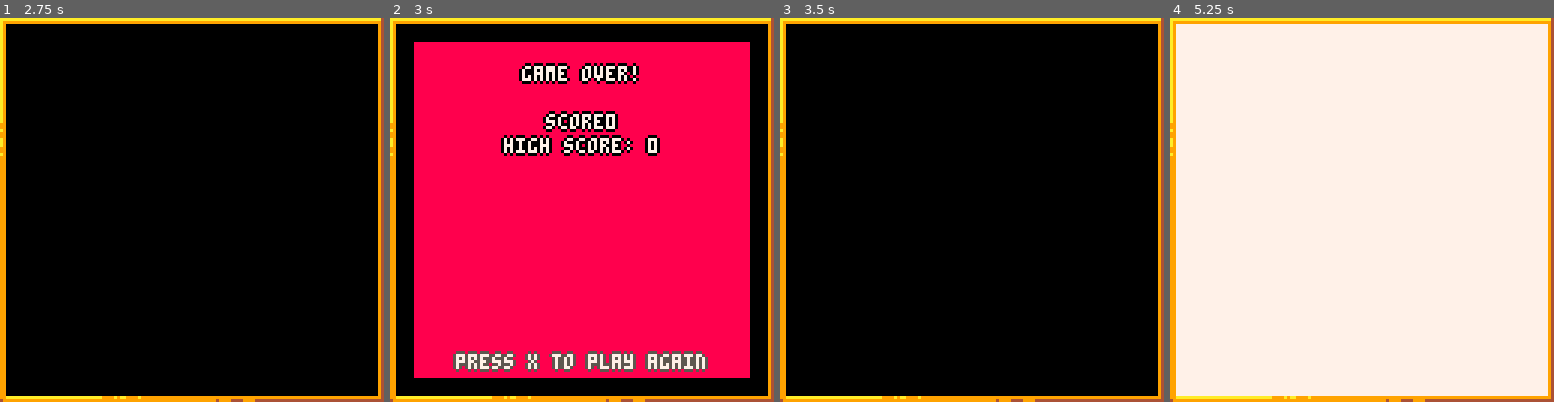
Above: before the commit, frames 1-4 (left to right).
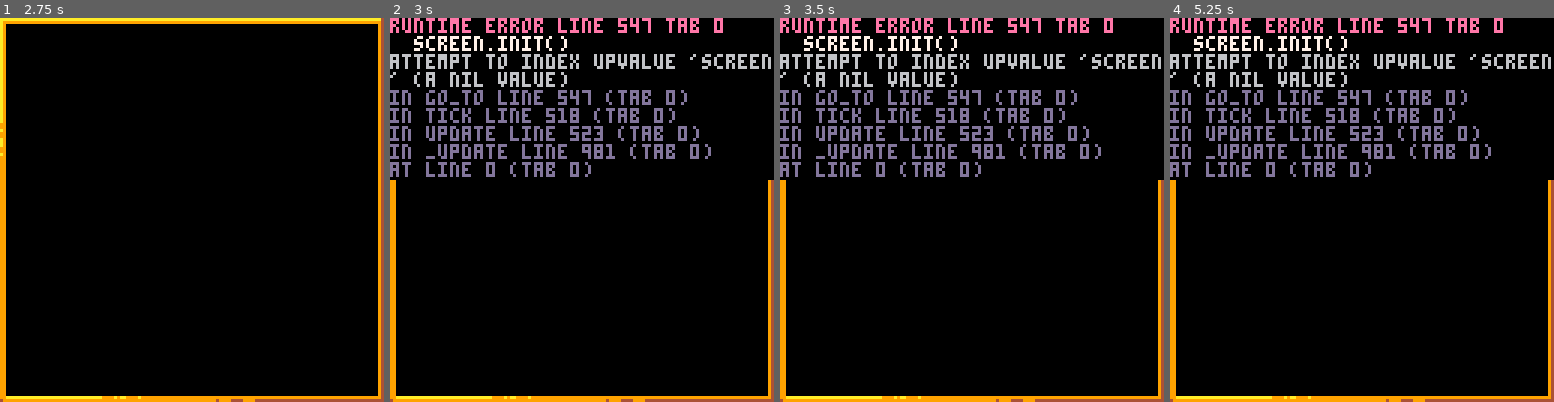
Above: after the commit, the same moments.

Repository: Jonic/knifey-spoony
Game: PICO-8 cartridge knifey-spoony.p8
Two runs of this game, one before a commit and one after it. Both use one fixed random seed, a clock stepped at 60 frames per second and the inputs below.
Inputs:
- Up to frame 1 (2.75 s): tap X (X key) at 0.33, 1.07, 1.85 s; tap O (Z key) at 0.7, 1.7, 2.1, 2.5 s; hold Right 1.6-2.1 s; hold Right from 2.47 s (still down)
- Up to frame 2 (3 s): keep holding Right; tap O (Z key) at 2.9 s; tap X (X key) at 2.97 s
- Up to frame 3 (3.5 s): release Right at 3.03 s; hold Left from 3.08 s (still down); tap O (Z key) at 3.3 s
- Up to frame 4 (5.25 s): release Left at 3.58 s; tap O (Z key) every 0.4 s from 3.7 to 4.9 s; hold Right 4.02-4.68 s; tap X (X key) at 4.08, 5.2 s; hold Left from 5.08 s (still down)

Frame 1 is identical in both runs. In frame 2, 79% of the frame differs, in the area x 0-100%, y 0-94%; in frame 3, 11%; in frame 4, 96%, in the area x 0-100%, y 0-99%.
Error after the commit: runtime error line 547 tab 0; screen.init(); attempt to index upvalue 'screen' (a nil value)

Commit message:
title_transition_out goes to playing_transition_in

Diff:
--- a/knifey-spoony.p8
+++ b/knifey-spoony.p8
@@ -684,7 +684,7 @@
 
   s.screen_flash = true
   s.transition   = {
-    destination = 'playing',
+    destination = 'playing_transition_in',
     timeout     = 50,
   }
 
